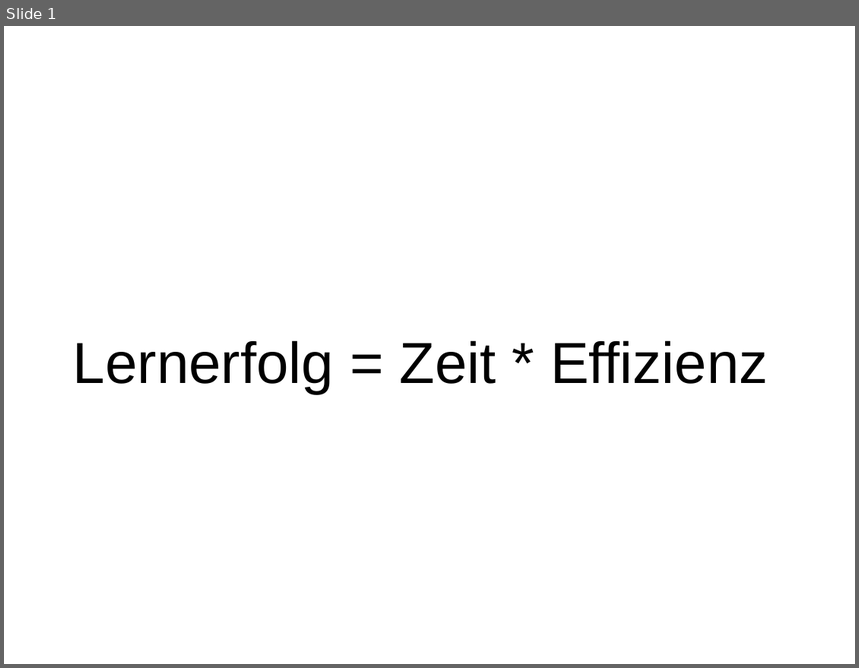
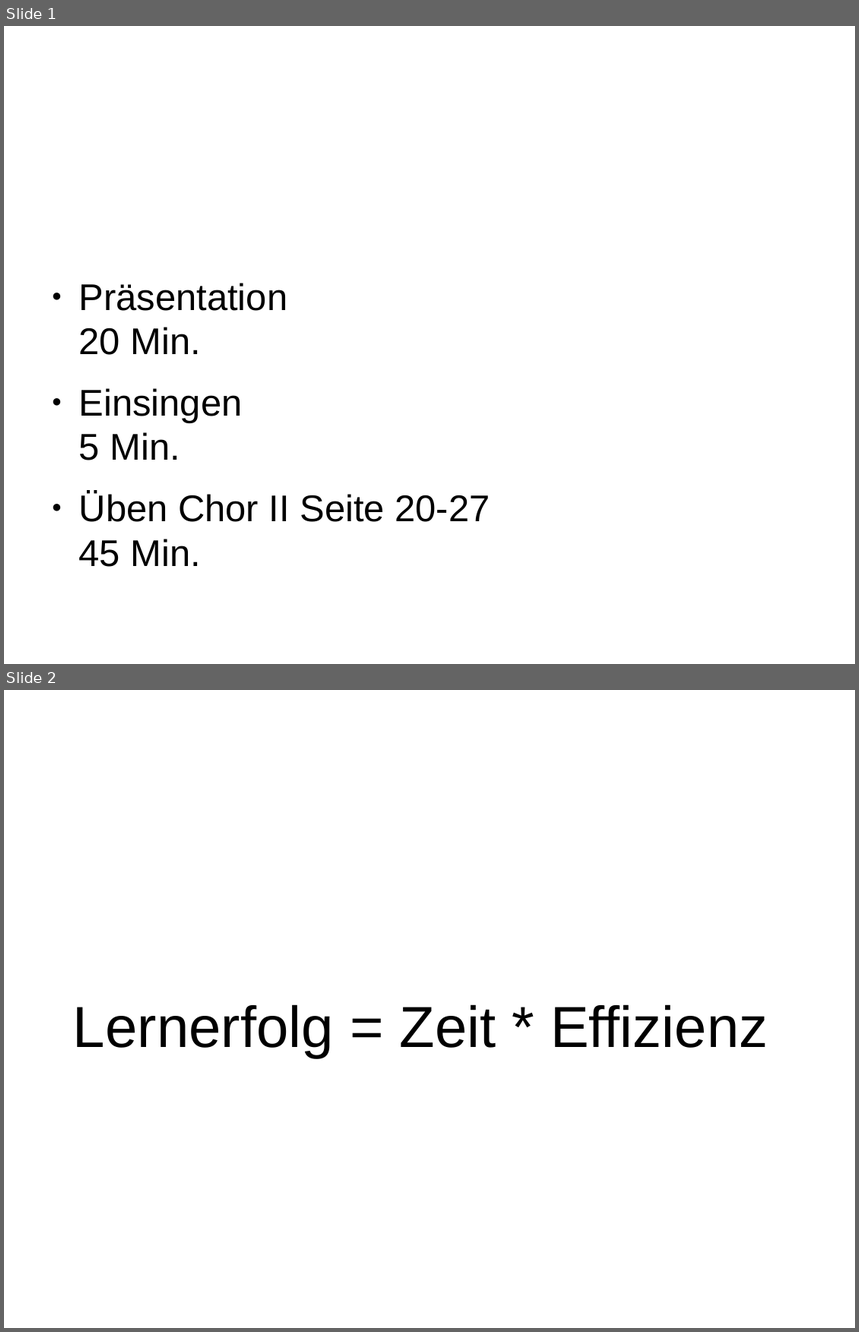
Before and after one commit to free-creations/Repetitor, a slide deck: UserGuide/MusikLernen.odp. Shown one above the other, each under a label of ours: slide 1 before the commit, slides 1 and 2 after it. The pictures are 859x668 and 859x1332 pixels, drawn with LibreOffice and Linux fonts; fonts in the diff are those of the drawing; background and template pictures are left out. Boxes give left, top, right and bottom in pixels: in the first picture for what was removed or moved away, otherwise in the second. Text is boxed around its words. In the diff, an @@ line names an element or a change of style, - is before the commit and + after.

```diff
--- a/UserGuide/MusikLernen.odp
+++ b/UserGuide/MusikLernen.odp
@@ slide 1 added at (4, 26, 855, 664), background #FFFFFF @@
@@ text added at (79, 283, 490, 567), 34.7 pt, text #000000 @@
+● Präsentation 20 Min.
+● Einsingen 5 Min.
+● Üben Chor II Seite 20-27 45 Min.
@@ what was slide 1 is now slide 2 @@
```
Also in this commit, not shown: 5 slides changed, 3 other files.
